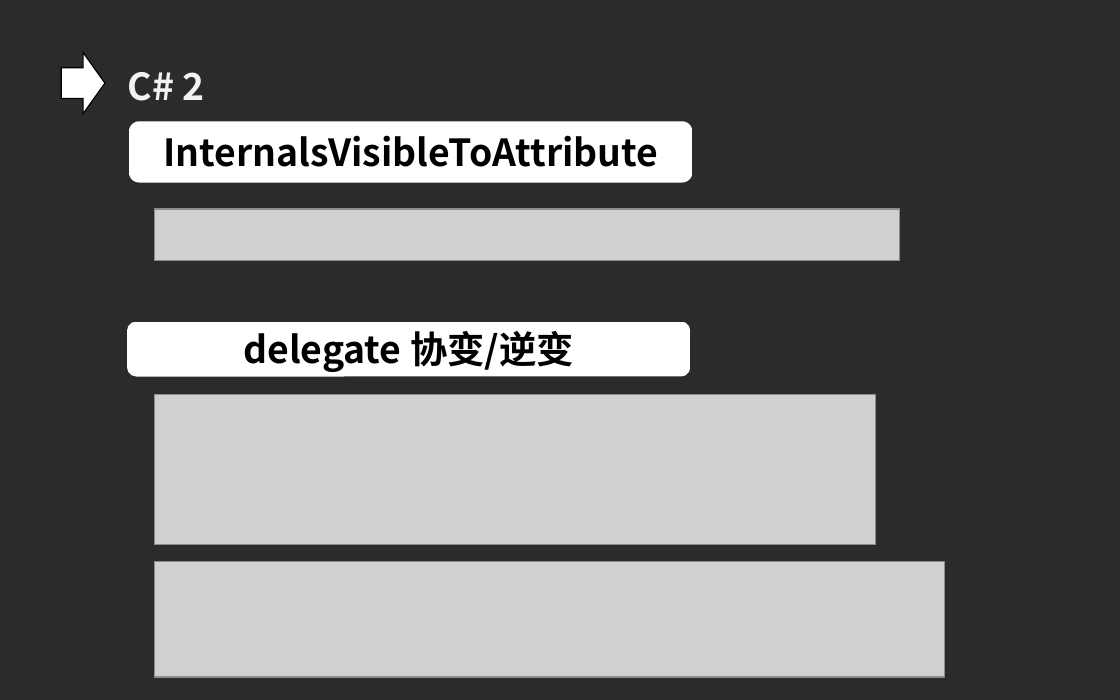
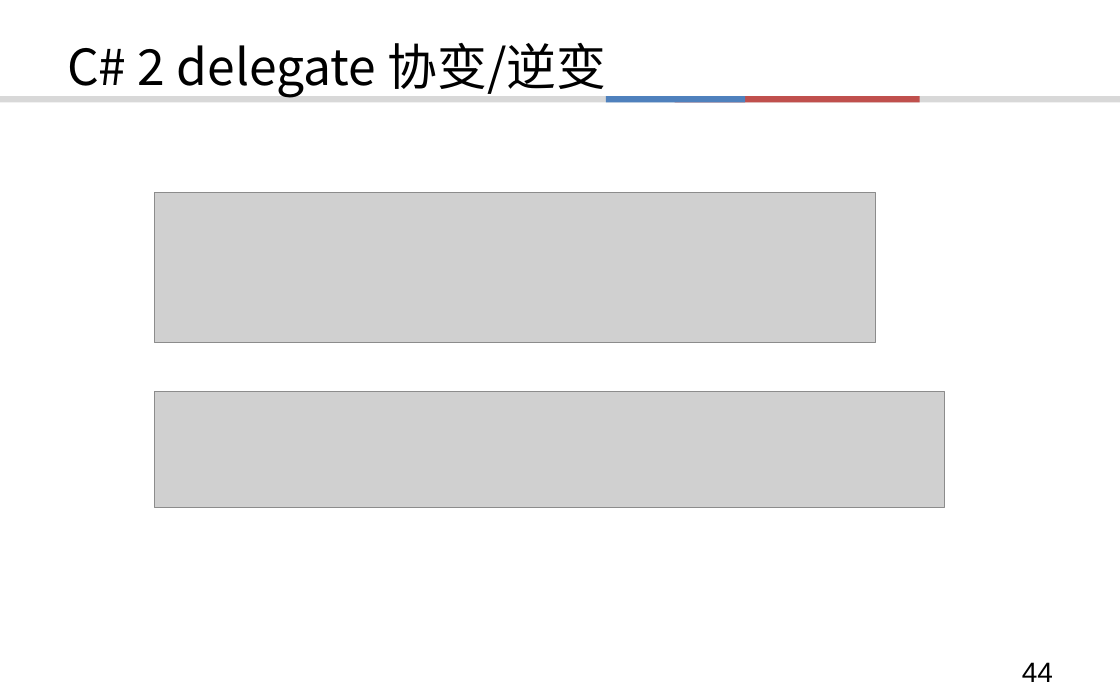
Before and after one commit to TerabyteX/lecture, a slide deck: slide 44 of C#/CsharpEvolution.ppt (slide 35 before the commit). Drawn at 1120x700 pixels with LibreOffice and Linux fonts; fonts in the diff are those of the drawing; grey boxes stand for pictures; background and template pictures are left out; a plain dark background stands for a picture behind light text. Boxes give left, top, right and bottom in pixels: in the first picture for what was removed or moved away, otherwise in the second. Text is boxed around its words. In the diff, an @@ line names an element or a change of style, - is before the commit and + after.

```diff
--- a/C#/CsharpEvolution.ppt
+++ b/C#/CsharpEvolution.ppt
@@ background picture (left out) to #FFFFFF @@
@@ title "C# 2 delegate 协变/逆变": place and size @@
-title "C# 2 delegate 协变/逆变" at bbox=[127, 321, 690, 376]
+title "C# 2 delegate 协变/逆变" at bbox=[67, 43, 607, 97]
@@ title "C# 2 delegate 协变/逆变" at bbox=[67, 43, 607, 97]: fill #FFFFFF to none @@
@@ right arrow removed at bbox=[62, 53, 105, 114] @@
@@ title at bbox=[67, 43, 607, 97]: text changed; size 24 to 32 pt; bold off @@
-delegate 协变/逆变
+C# 2 delegate 协变/逆变
@@ text removed at bbox=[128, 72, 205, 101] @@
-C# 2
@@ rectangle added at bbox=[0, 96, 1120, 103], fill #D8D8D8 @@
@@ rectangle added at bbox=[606, 96, 745, 103], fill #4F81BD @@
@@ rectangle added at bbox=[674, 96, 920, 103], fill #C0504D @@
@@ rounded rectangle removed at bbox=[129, 121, 692, 183] @@
-InternalsVisibleToAttribute
@@ picture: place and size @@
-picture at bbox=[155, 209, 900, 261]
+picture at bbox=[155, 193, 876, 343]
@@ picture: place and size @@
-picture at bbox=[155, 394, 876, 544]
+picture at bbox=[155, 392, 944, 507]
@@ picture removed at bbox=[155, 562, 944, 678] @@
@@ page number added at bbox=[1022, 662, 1053, 682], 18 pt, text #000000 @@
+44
```
Also in this commit, not shown: 47 other slides changed, 37 slides added, 7 slides removed.
